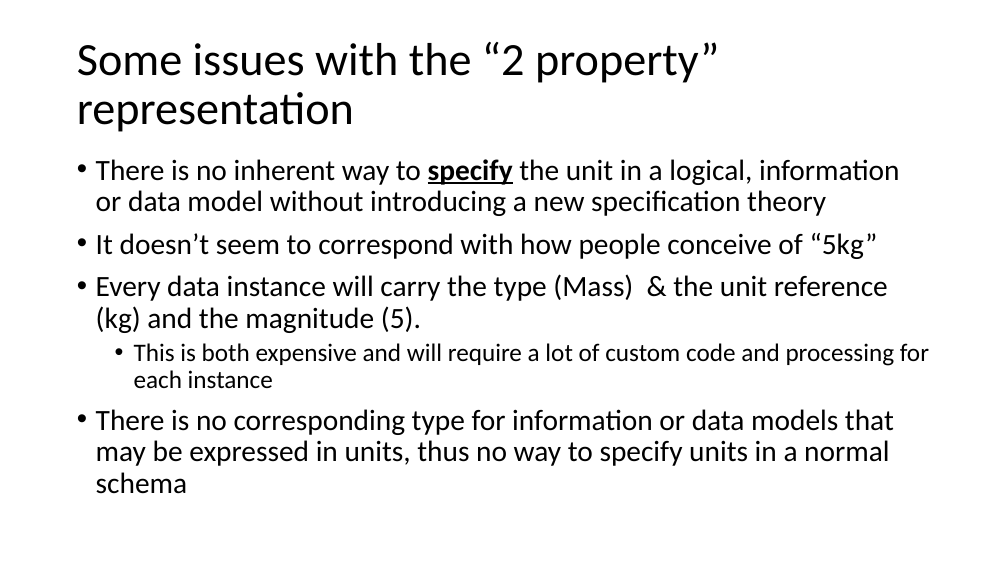
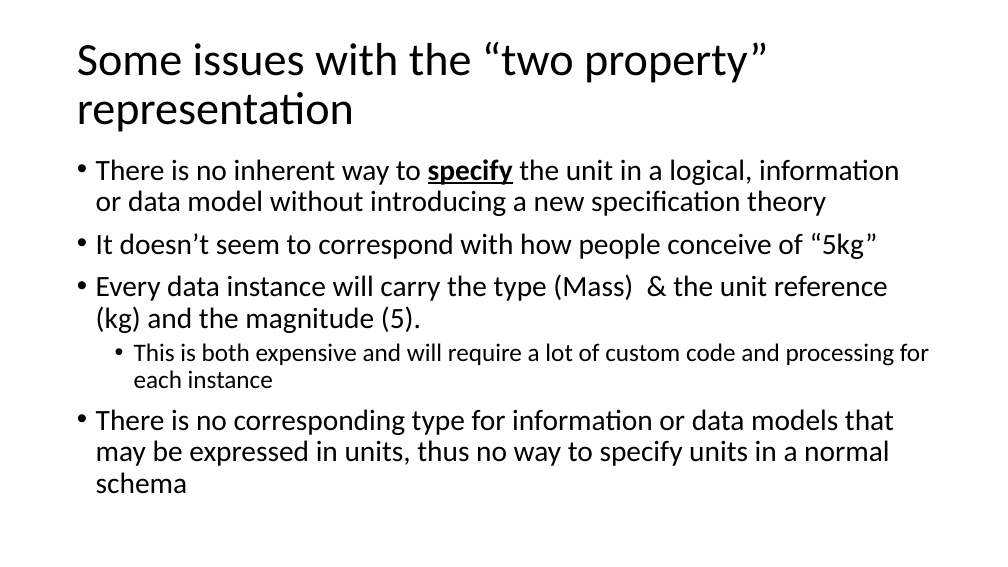
Before and after one commit to ModelDriven/SIMF, a slide deck: slide 11 of Presentations/Values, Quantities & Units.pptx. Drawn at 1008x567 pixels with LibreOffice and Linux fonts; fonts in the diff are those of the drawing. Boxes give left, top, right and bottom in pixels: in the first picture for what was removed or moved away, otherwise in the second. Text is boxed around its words. In the diff, an @@ line names an element or a change of style, - is before the commit and + after.

Commit message:
Updated with file name
And some spelling

```diff
--- a/Presentations/Values, Quantities & Units.pptx
+++ b/Presentations/Values, Quantities & Units.pptx
@@ title at [77, 42, 768, 132]: text changed @@
-Some issues with the “2 property” representation
+Some issues with the “two property” representation
```
Also in this commit, not shown: 5 other slides changed.
